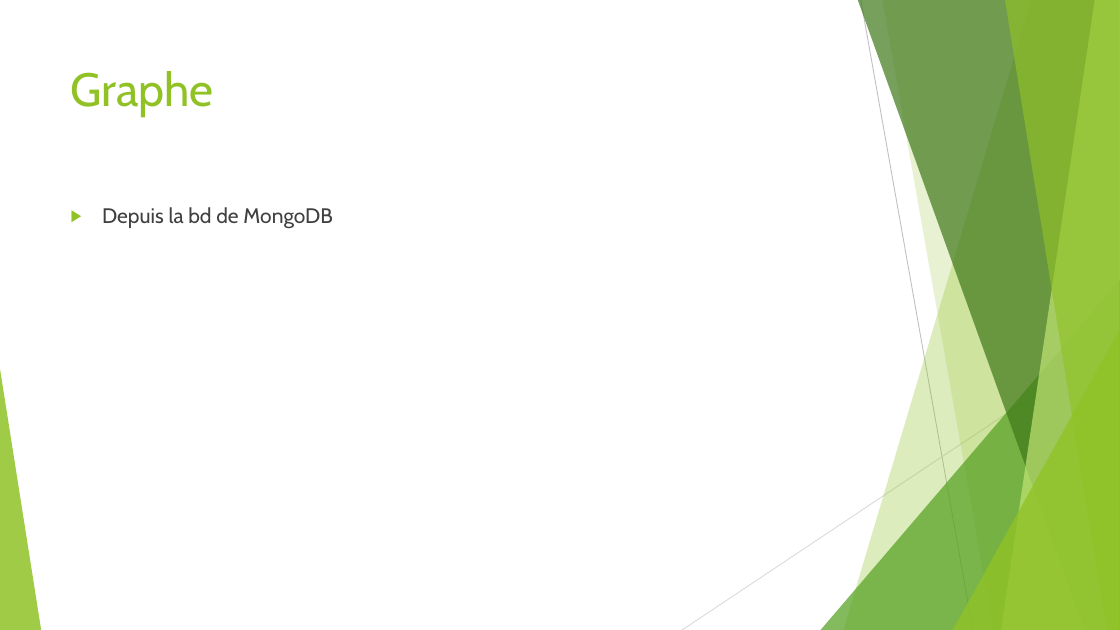
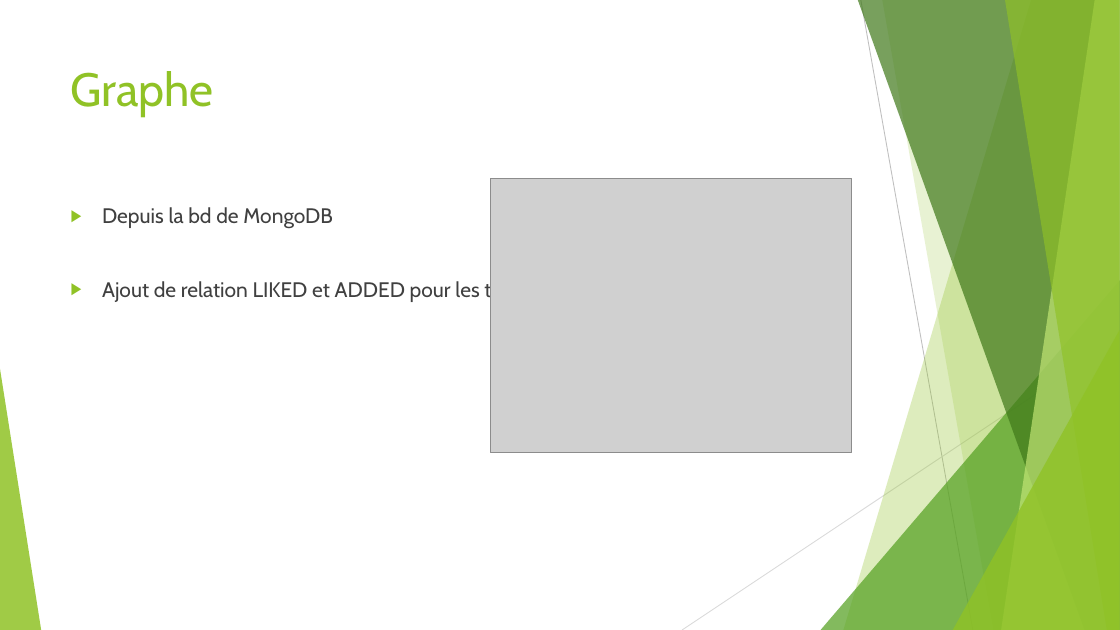
Before and after one commit to linois/MAC_Project, a slide deck: slide 3 of documentation/présentation_projet_mac.pptx. Drawn at 1120x630 pixels with LibreOffice and Linux fonts; fonts in the diff are those of the drawing; grey boxes stand for pictures. Boxes give left, top, right and bottom in pixels: in the first picture for what was removed or moved away, otherwise in the second. Text is boxed around its words. In the diff, an @@ line names an element or a change of style, - is before the commit and + after.

Commit message:
ajout partie neo4j dans la doc

```diff
--- a/documentation/présentation_projet_mac.pptx
+++ b/documentation/présentation_projet_mac.pptx
@@ picture added at bbox=[491, 178, 852, 453] @@
@@ text at bbox=[102, 279, 526, 303]: paragraph added @@
+▶ Ajout de relation LIKED et ADDED pour les tests
```
Also in this commit, not shown: 1 other file.
